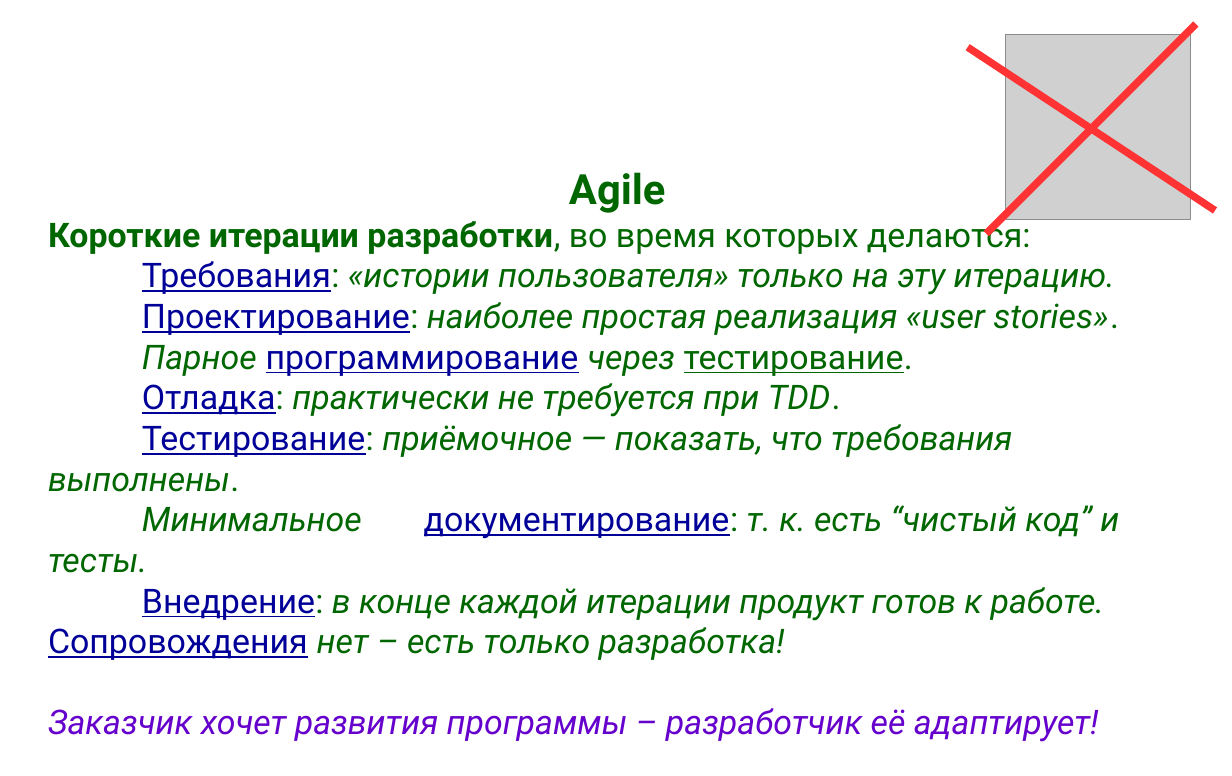
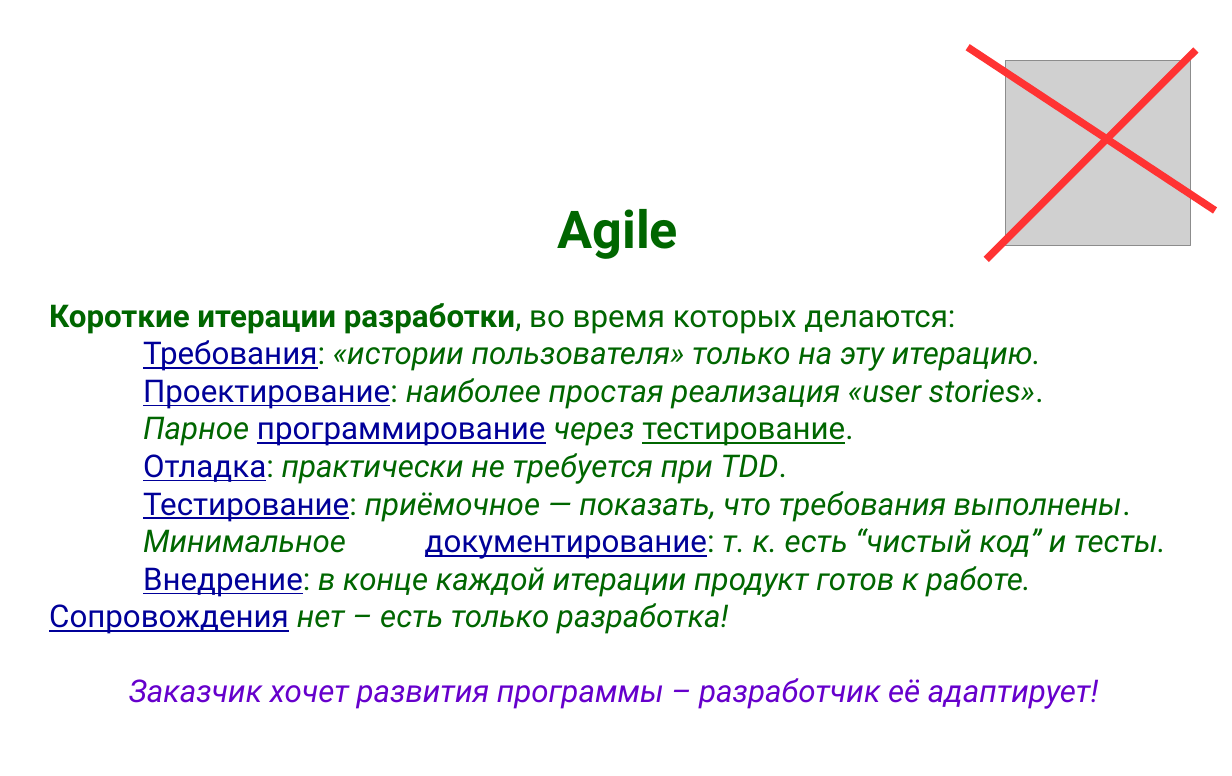
Before and after one commit to mike-shock/Software_Craft, a slide deck: slide 25 of Agile_Intro.odp (slide 24 before the commit). Drawn at 1232x776 pixels with LibreOffice and Linux fonts; fonts in the diff are those of the drawing; grey boxes stand for pictures; background and template pictures are left out. Boxes give left, top, right and bottom in pixels: in the first picture for what was removed or moved away, otherwise in the second. Text is boxed around its words. In the diff, an @@ line names an element or a change of style, - is before the commit and + after.

```diff
--- a/Agile_Intro.odp
+++ b/Agile_Intro.odp
@@ line moved from (986, 234) - (1196, 24) to (986, 259) - (1196, 50) @@
@@ picture moved from (x1=1006, y1=35, x2=1191, y2=220) to (x1=1006, y1=61, x2=1191, y2=246) @@
@@ text "Agile" moved from (x1=48, y1=172, x2=1119, y2=742) to (x1=49, y1=209, x2=1166, y2=709) @@
@@ text "Agile" at (x1=49, y1=209, x2=1166, y2=709): size 32 to 40 pt in "Agile"; size 26 to 24 pt; alignment left to centre @@
```
Also in this commit, not shown: 32 other slides changed, 1 slide added, 2 other files.
